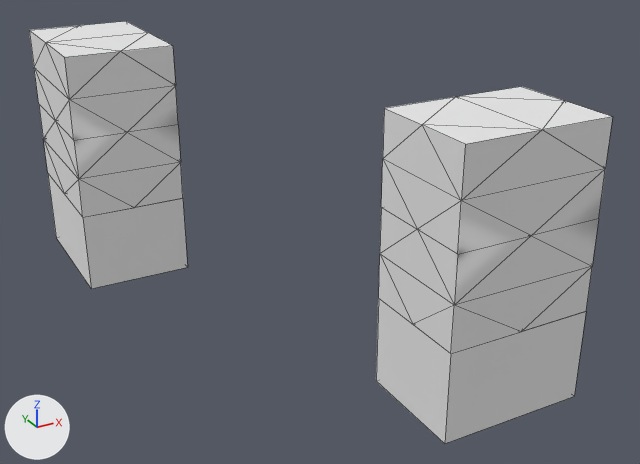
What one commit did to the OBJ model assets/triple story units.obj.
Rendered twice from a 50 mm camera at (-630.0, -3699.0, 1580.0) aimed at (758.0, -1175.0, 318.0). Every picture has the same lights, and +X, +Y and +Z are marked at lower left. The older version comes first. Mesh edges are drawn as thin lines. Where no turn or scale is listed for an object, it has been applied to the vertices. Vertices at exactly the same position are counted once.

Before the edit, the objects in view are built like this:
```python
me_triple_story_units = bpy.data.meshes.new('triple story units')
me_triple_story_units.from_pydata(...)  # 72 vertices, 133 faces; spans x 69.0..1188.0, y -2038.0..-38.0, z 0.0..900.0
me_triple_story_units.materials.append(mat_default)  # white #e7e7e7
ob_triple_story_units = bpy.data.objects.new('triple story units', me_triple_story_units)
ob_triple_story_units.location = (0.0, 0.0, 0.0)
```
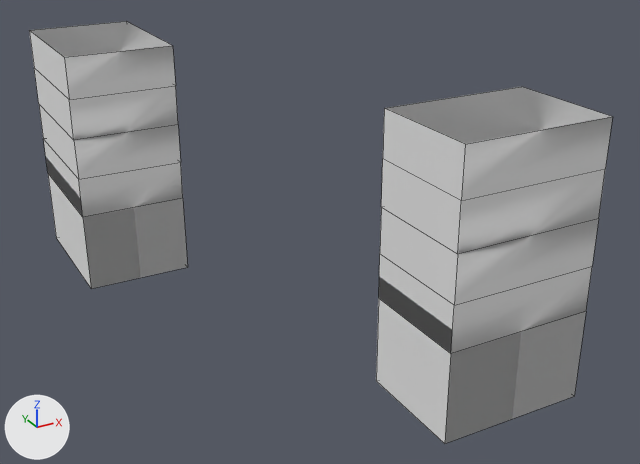
Location of each change, [x1, y1, x2, y2] in pixels of the pictures (640 x 464 px):
part 1 of me_triple_story_units, reshaped: [29, 21, 183, 217] in both
part 2 of me_triple_story_units, reshaped: [379, 87, 612, 354] in both

Diff of the bpy script that builds the scene:
```diff
--- a/assets/triple story units.obj.py
+++ b/assets/triple story units.obj.py
@@ me_triple_story_units @@
 # used by ob_triple_story_units; location = (0.0, 0.0, 0.0)
-me_triple_story_units.from_pydata(...)  # 72 vertices, 133 faces; spans x 69.0..1188.0, y -2038.0..-38.0, z 0.0..900.0
+me_triple_story_units.from_pydata(...)  # 48 vertices, 48 faces; spans x 69.0..1188.0, y -2038.0..-38.0, z 0.0..900.0
+# me_triple_story_units part 1
+# 12 vertices are removed from x 69.0..465.0, y -592.0..-38.0, z 300.0..900.0
+# 59 faces are deleted
+# 20 new faces join them
+# me_triple_story_units part 2
+# 12 vertices are removed from x 692.0..1188.0, y -2038.0..-1668.0, z 300.0..900.0
+# 66 faces are deleted
+# 20 new faces join them
 me_triple_story_units.materials.append(mat_default)
```
